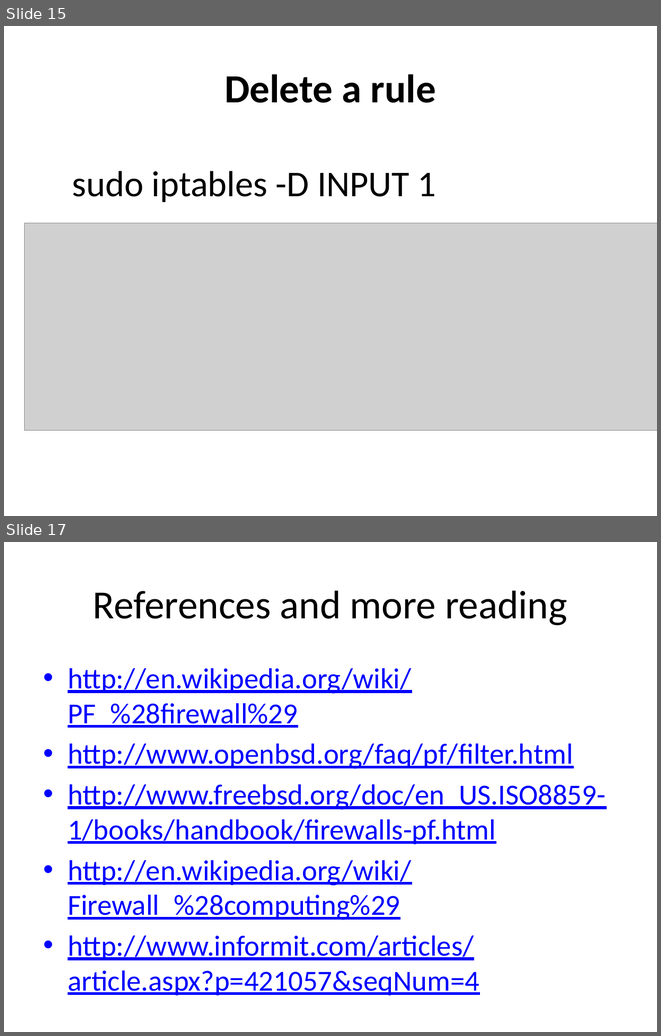
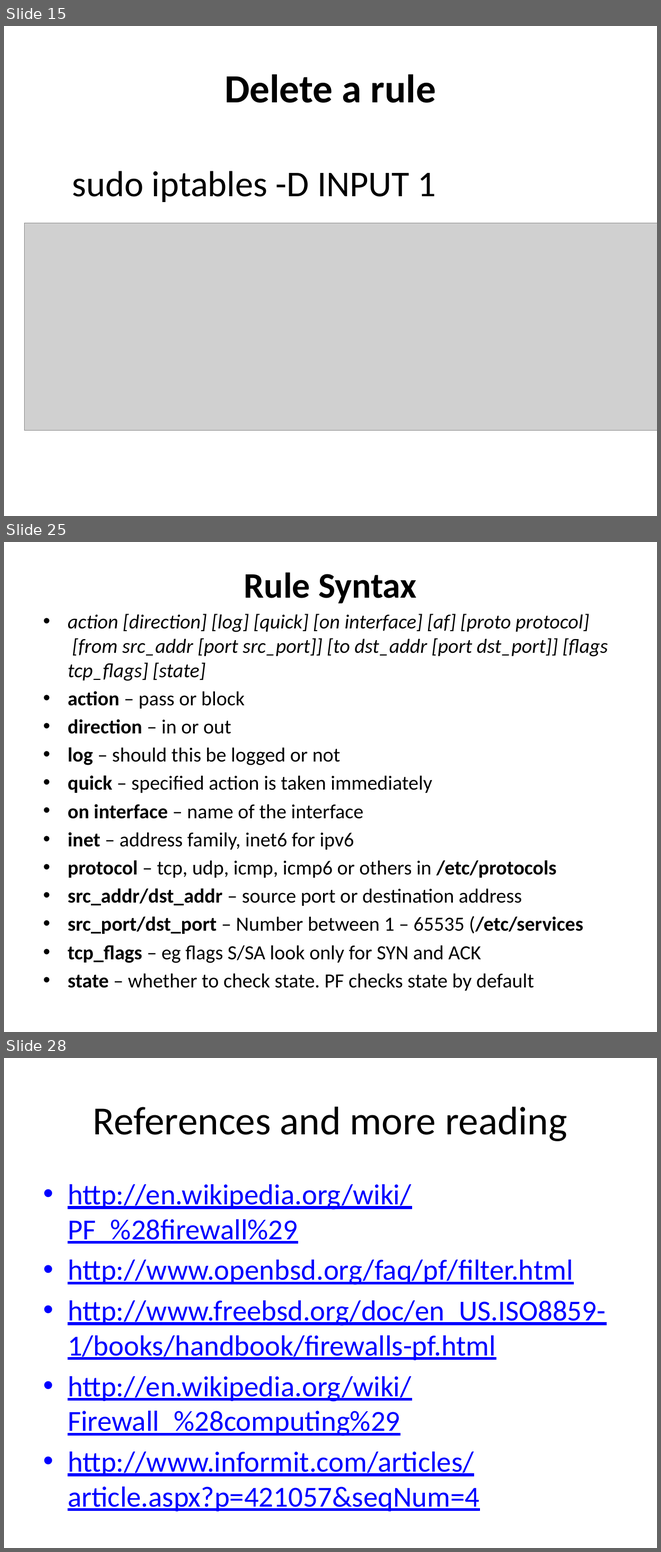
Before and after one commit to afnog/sse, a slide deck: firewalls/Firewalls_2019.pptx. Shown one above the other, each under a label of ours: slides 15 and 17 before the commit, slides 15, 25 and 28 after it; the slides between them are not shown. The pictures are 661x1036 and 661x1552 pixels, drawn with LibreOffice and Linux fonts; fonts in the diff are those of the drawing; grey boxes stand for pictures. Boxes give left, top, right and bottom in pixels: in the first picture for what was removed or moved away, otherwise in the second. Text is boxed around its words. In the diff, an @@ line names an element or a change of style, - is before the commit and + after.

```diff
--- a/firewalls/Firewalls_2019.pptx
+++ b/firewalls/Firewalls_2019.pptx
@@ slide 25 added at [4,542,657,1032], background #FFFFFF @@
@@ title added at [244,572,417,603], 39.6 pt, text #000000, bold @@
+Rule Syntax
@@ text added at [68,614,608,990], 22.2 pt, text #000000 @@
+• action [direction] [log] [quick] [on interface] [af] [proto protocol] [from src_addr [port src_port]] [to dst_addr [port dst_port]] [flags tcp_flags] [state]
+• action – pass or block
+• direction – in or out
+• log – should this be logged or not
+• quick – specified action is taken immediately
+• on interface – name of the interface
+• inet – address family, inet6 for ipv6
+• protocol – tcp, udp, icmp, icmp6 or others in /etc/protocols
+• src_addr/dst_addr – source port or destination address
+• src_port/dst_port – Number between 1 – 65535 (/etc/services
+• tcp_flags – eg flags S/SA look only for SYN and ACK
+• state – whether to check state. PF checks state by default
@@ what was slide 17 is now slide 28 @@
```
Also in this commit, not shown: 3 slides changed, 10 other slides added, 3 other files.
